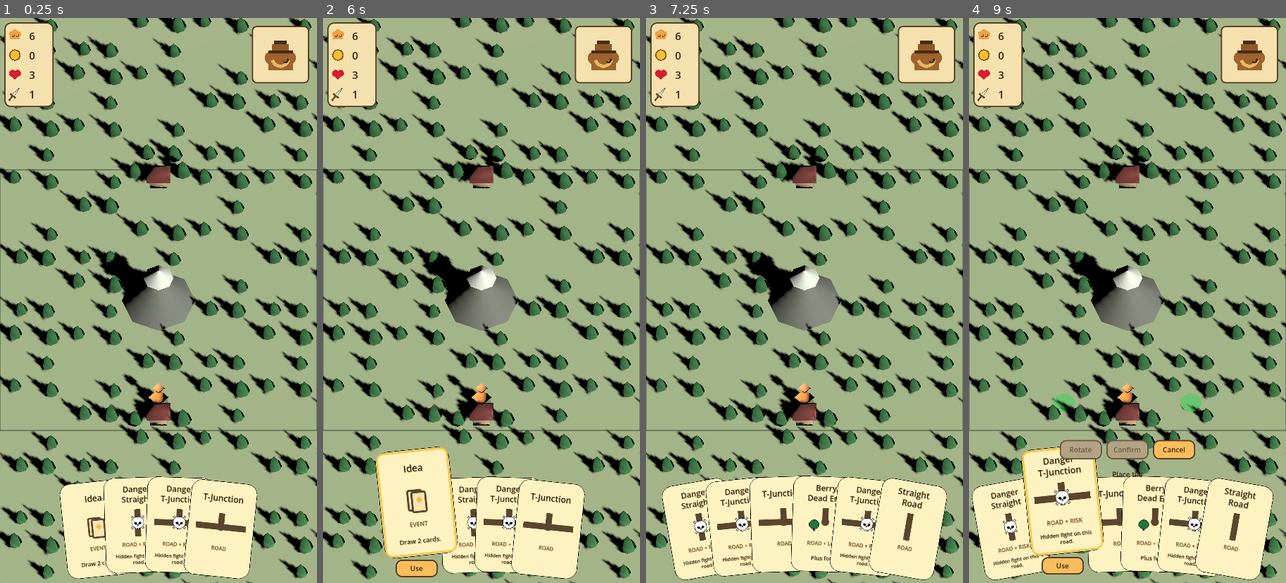
Above: before the commit, frames 1-4 (left to right).
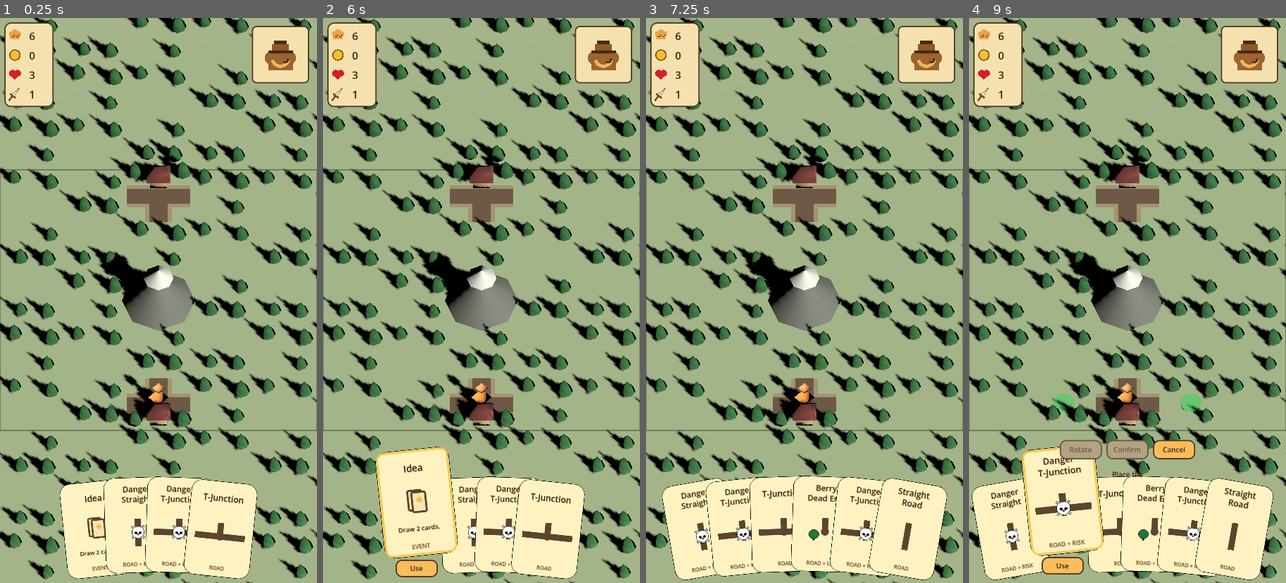
Above: after the commit, the same moments.

Repository: Reicher/The-Road-North
Game: Godot game, scene res://scenes/main.tscn
Same seed, same stepped clock (60 frames per second), same inputs: the game is played once before the commit and once after it.
Inputs (mouse positions are in pixels of both pictures, inside the frame that each line leads up to):
- Up to frame 1 (0.25 s): no input
- Up to frame 2 (6 s): tap Enter at 0.5 s; drag from (481, 520) to (513, 176) at 0.52 s; click "Use" at 1.25 s; click "Cancel" at 2 s; click (601, 51) at 2.75 s; click "Knife" at 3.5 s; click "Knife" at 4.25 s; click "Knife" at 5 s; tap Space at 5.75 s; drag from (418, 526) to (465, 413) at 5.77 s
- Up to frame 3 (7.25 s): click "Use" at 6.5 s
- Up to frame 4 (9 s): tap Enter at 7.25 s; move the mouse to (1022, 526) at 7.27 s; click (1022, 526) at 7.42 s; click "Use" at 8 s; tap Space at 8.75 s; drag from (1064, 526) to (1032, 215) at 8.77 s

The runs differ from the first frame. In frame 1, 2.9% of the frame differs, in the area x 25-78%, y 29-98%; in frame 2, 2.8%; in frame 3, 3.5%; in frame 4, 3.7%, in the area x 7-86%, y 29-99%.

Commit message:
Raise card art for road cards without detail text

Diff:
--- a/data/goal_town.tres
+++ b/data/goal_town.tres
@@ -10,4 +10,3 @@
 opens_west = true
 terrain_color = Color(0.58, 0.62, 0.46, 1)
 visual_identity = "house"
-road_visible = false
--- a/data/start_camp.tres
+++ b/data/start_camp.tres
@@ -10,4 +10,3 @@
 opens_west = true
 terrain_color = Color(0.60, 0.66, 0.48, 1)
 visual_identity = "house"
-road_visible = false
--- a/scripts/card_view.gd
+++ b/scripts/card_view.gd
@@ -86,8 +86,9 @@
 
 const TITLE_RECT := Rect2(14.0, 12.0, 122.0, 52.0)
 const ART_RECT := Rect2(18.0, 72.0, 114.0, 62.0)
-const CATEGORY_RECT := Rect2(22.0, 141.0, 106.0, 22.0)
-const DETAIL_RECT := Rect2(14.0, 170.0, 122.0, 30.0)
+const NO_DETAIL_ART_RECT := Rect2(18.0, 94.0, 114.0, 62.0)
+const DETAIL_RECT := Rect2(14.0, 141.0, 122.0, 38.0)
+const CATEGORY_RECT := Rect2(22.0, 186.0, 106.0, 22.0)
 const TITLE_FONT_MAX := 19
 const TITLE_FONT_MIN := 14
 const CATEGORY_FONT_SIZE := 12
@@ -109,7 +110,8 @@
 
 func _draw() -> void:
 	var rect := Rect2(Vector2.ZERO, size)
-	var art_rect := Rect2(Vector2(ART_RECT.position.x, ART_RECT.position.y), Vector2(size.x - ART_RECT.position.x * 2.0, ART_RECT.size.y))
+	var base_art_rect := _card_art_rect()
+	var art_rect := Rect2(Vector2(base_art_rect.position.x, base_art_rect.position.y), Vector2(size.x - base_art_rect.position.x * 2.0, base_art_rect.size.y))
 	var border := _resolved_card_border_color()
 	var card_base_texture := _load_texture(card_base_texture_path)
 	if card_base_texture != null:
@@ -178,6 +180,7 @@
 	if _detail_label != null:
 		_detail_label.text = _compact_detail_text()
 		_fit_label_font_size(_detail_label, DETAIL_FONT_MAX, DETAIL_FONT_MIN)
+	queue_redraw()
 
 
 func _refresh_focus() -> void:
@@ -249,6 +252,16 @@
 	draw_texture_rect(marker_texture, Rect2(marker_position, marker_size), false)
 
 
+func get_card_art_rect() -> Rect2:
+	if _compact_detail_text().is_empty():
+		return NO_DETAIL_ART_RECT
+	return ART_RECT
+
+
+func _card_art_rect() -> Rect2:
+	return get_card_art_rect()
+
+
 func _card_art_texture() -> Texture2D:
 	if category == DeckController.EVENT_CATEGORY:
 		return _load_texture(str(EVENT_ART_TEXTURES.get(event_type, FALLBACK_EVENT_ART_TEXTURE_PATH)))
@@ -288,6 +301,8 @@
 
 
 func _compact_detail_text() -> String:
+	if category == DeckController.ROAD_CATEGORY:
+		return ""
 	if detail.is_empty():
 		if _encounter_type() == GameMap.ENCOUNTER_BERRY_BUSH:
 			return "Plus food"
--- a/tests/test_hand.gd
+++ b/tests/test_hand.gd
@@ -1,6 +1,7 @@
 extends SceneTree
 
 const HAND_SCENE := preload("res://ui/hand.tscn")
+const CARD_SCENE := preload("res://ui/card.tscn")
 const STRAIGHT := preload("res://data/road_straight.tres")
 const CORNER := preload("res://data/road_corner.tres")
 const T_JUNCTION := preload("res://data/road_t_junction.tres")
@@ -60,19 +61,25 @@
 	_assert(not focused_card.get_node("UseButton").visible, "Expected focused card to keep its internal Use button hidden")
 	_assert(not hand.cards[1].get_node("UseButton").visible, "Expected Use button to stay hidden on unfocused cards")
 	var title_label := focused_card.get_node("Title") as Label
+	var category_label := focused_card.get_node("Category") as Label
 	var plain_title_label := hand.cards[0].get_node("Title") as Label
 	var berry_title_label := hand.cards[1].get_node("Title") as Label
 	var enemy_title_label := hand.cards[3].get_node("Title") as Label
 	var detail_label := focused_card.get_node("Detail") as Label
 	var plain_detail_label := hand.cards[0].get_node("Detail") as Label
 	var berry_detail_label := hand.cards[1].get_node("Detail") as Label
+	var enemy_detail_label := hand.cards[3].get_node("Detail") as Label
 	var focused_card_bottom: float = focused_card.position.y + focused_card.size.y * 0.5 + focused_card.size.y * focused_card.scale.y * 0.5
 	_assert(plain_title_label.text == "Straight Road", "Expected plain road cards to show only the road type")
 	_assert(plain_detail_label.text == "", "Expected plain road cards to leave the detail text empty")
 	_assert(berry_title_label.text == "Berry\nCorner", "Expected berry road cards to show modifier above road type")
-	_assert(berry_detail_label.text == "Plus food", "Expected berry road cards to use short reward detail text")
+	_assert(berry_detail_label.text == "", "Expected berry road cards to leave the detail text empty")
 	_assert(enemy_title_label.text == "Danger\nFour-Way", "Expected enemy road cards to show modifier above road type")
+	_assert(enemy_detail_label.text == "", "Expected enemy road cards to leave the detail text empty")
 	_assert(title_label.offset_bottom < CardView.ART_RECT.position.y, "Expected two-line card titles to stay above the card art")
+	_assert(focused_card.get_card_art_rect() == CardView.NO_DETAIL_ART_RECT, "Expected road card art to sit lower when there is no detail text")
+	_assert(is_equal_approx(category_label.offset_top, CardView.CATEGORY_RECT.position.y), "Expected road category badge to keep the bottom category position")
+	_assert(is_equal_approx(category_label.offset_bottom, CardView.CATEGORY_RECT.end.y), "Expected road category badge to sit at the bottom of the card")
 	_assert(detail_label.offset_bottom < focused_card.size.y, "Expected focused card detail text to stay inside the card")
 	_assert(title_label.get_theme_font_size("font_size") <= CardView.TITLE_FONT_MAX, "Expected card titles to use the fitted title font size")
 	_assert(detail_label.get_theme_font_size("font_size") <= CardView.DETAIL_FONT_MAX, "Expected card details to use the fitted detail font size")
@@ -92,6 +99,24 @@
 	_assert(hand.call("get_focused_card") == null, "Expected clear_focus to remove the selected card")
 	_assert(not hand_use_button.visible, "Expected Use button to hide when card is unfocused")
 
+	var event_card := CARD_SCENE.instantiate() as CardView
+	root.add_child(event_card)
+	event_card.configure({
+		"category": "Event",
+		"title": "Mirage",
+		"detail": "Destroy a placed tile.",
+		"event_type": DeckController.EVENT_DESTROY_TILE,
+	})
+	var event_detail_label := event_card.get_node("Detail") as Label
+	var event_category_label := event_card.get_node("Category") as Label
+	_assert(event_detail_label.text == "Destroy placed tile.", "Expected event cards to keep compact detail text")
+	_assert(event_card.get_card_art_rect() == CardView.ART_RECT, "Expected event card art to stay above the detail text")
+	_assert(event_detail_label.offset_top > CardView.ART_RECT.end.y, "Expected event detail text to sit below the card art")
+	_assert(event_detail_label.offset_bottom < event_category_label.offset_top, "Expected event detail text to sit between art and category")
+	_assert(is_equal_approx(event_category_label.offset_top, CardView.CATEGORY_RECT.position.y), "Expected event category badge to use the bottom category position")
+	_assert(is_equal_approx(event_category_label.offset_bottom, CardView.CATEGORY_RECT.end.y), "Expected event category badge to sit at the bottom of the card")
+	event_card.queue_free()
+
 	quit()
 
 
--- a/tests/test_tile_definitions.gd
+++ b/tests/test_tile_definitions.gd
@@ -60,12 +60,21 @@
 	enemy_tile.queue_free()
 
 	var start_camp := load("res://data/start_camp.tres")
+	var start_openings: Dictionary = start_camp.get_rotated_openings(0)
+	_assert(start_openings["north"] == true, "Expected start camp to open north")
+	_assert(start_openings["east"] == true, "Expected start camp to open east")
+	_assert(start_openings["south"] == false, "Expected start camp to stay closed south")
+	_assert(start_openings["west"] == true, "Expected start camp to open west")
 	_assert(start_camp.get("visual_identity") == "house", "Expected start tile to use a simple house visual identity")
-	_assert(start_camp.get("road_visible") == false, "Expected start tile road art to be hidden")
+	_assert(start_camp.get("road_visible") != false, "Expected start tile road art to show under the house")
 	var goal_town := load("res://data/goal_town.tres")
-	_assert(goal_town.get_rotated_openings(2)["south"] == true, "Expected rotated goal town to open inward")
+	var goal_openings: Dictionary = goal_town.get_rotated_openings(2)
+	_assert(goal_openings["north"] == false, "Expected rotated goal town to stay closed north")
+	_assert(goal_openings["east"] == true, "Expected rotated goal town to open east")
+	_assert(goal_openings["south"] == true, "Expected rotated goal town to open inward")
+	_assert(goal_openings["west"] == true, "Expected rotated goal town to open west")
 	_assert(goal_town.get("visual_identity") == "house", "Expected goal tile to use a simple house visual identity")
-	_assert(goal_town.get("road_visible") == false, "Expected goal tile road art to be hidden")
+	_assert(goal_town.get("road_visible") != false, "Expected goal tile road art to show under the house")
 
 	quit()
 
--- a/ui/card.tscn
+++ b/ui/card.tscn
@@ -42,9 +42,9 @@
 anchors_preset = 10
 anchor_right = 1.0
 offset_left = 22.0
-offset_top = 141.0
+offset_top = 186.0
 offset_right = -22.0
-offset_bottom = 163.0
+offset_bottom = 208.0
 grow_horizontal = 2
 theme_override_colors/font_color = Color(0.45, 0.32, 0.2, 1)
 theme_override_constants/line_spacing = -2
@@ -59,9 +59,9 @@
 anchors_preset = 10
 anchor_right = 1.0
 offset_left = 14.0
-offset_top = 170.0
+offset_top = 141.0
 offset_right = -14.0
-offset_bottom = 200.0
+offset_bottom = 179.0
 grow_horizontal = 2
 theme_override_colors/font_color = Color(0.2, 0.14, 0.09, 1)
 theme_override_constants/line_spacing = -2
